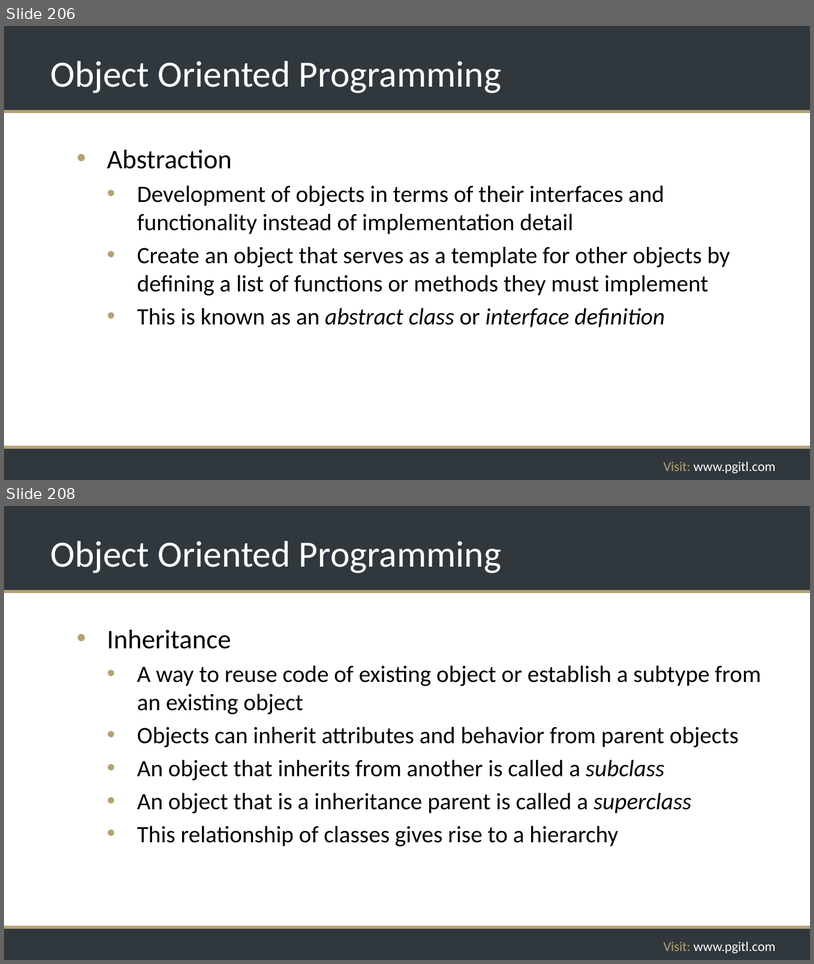
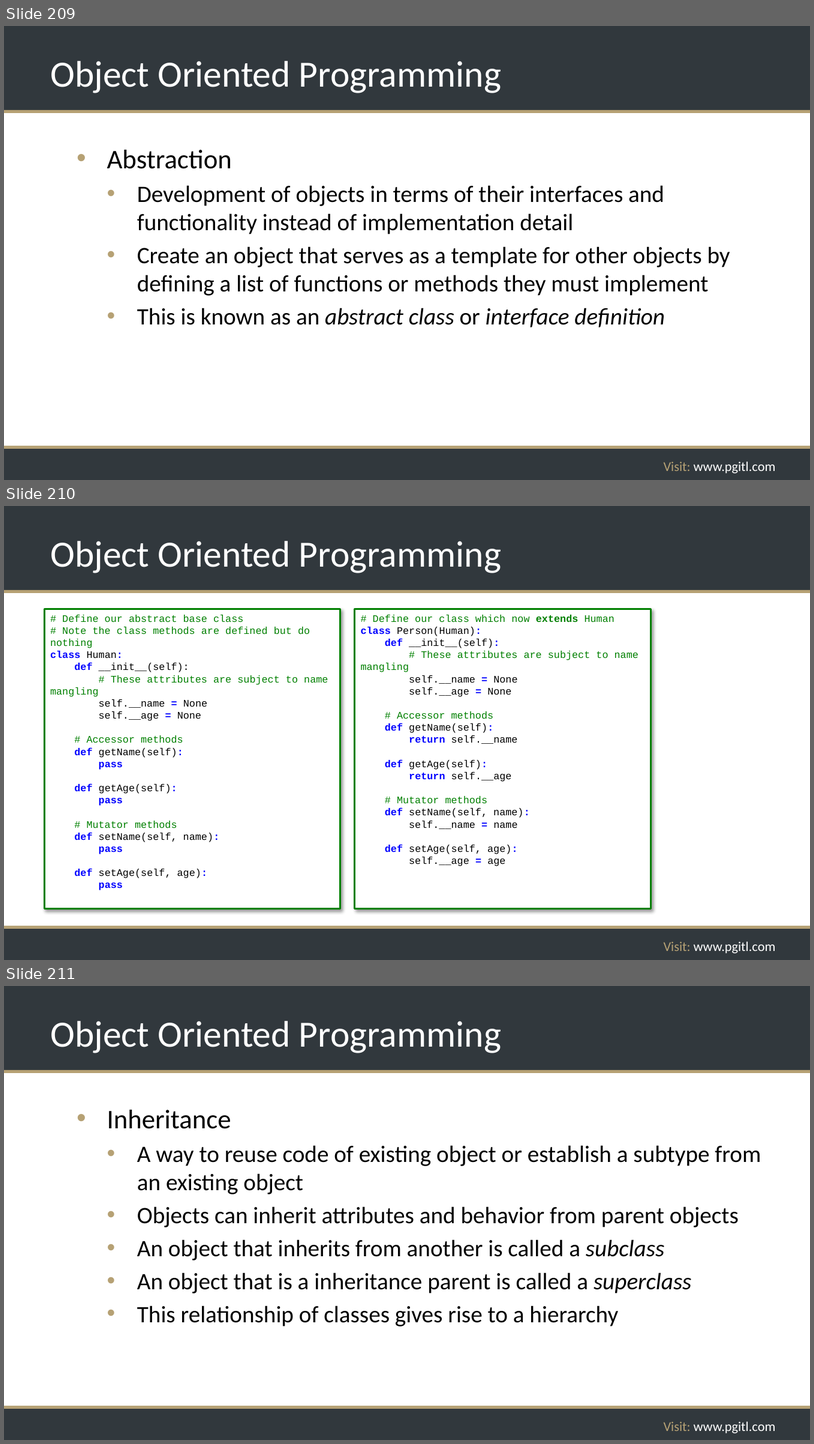
Before and after one commit to rikkouri/project-a, a slide deck: Programming Foundations.pptx. Shown one above the other, each under a label of ours: slides 206 and 208 before the commit, slides 209, 210 and 211 after it; the slides between them are not shown. The pictures are 814x964 and 814x1444 pixels, drawn with LibreOffice and Linux fonts; fonts in the diff are those of the drawing; background and template pictures are left out. Boxes give left, top, right and bottom in pixels: in the first picture for what was removed or moved away, otherwise in the second. Text is boxed around its words. In the diff, an @@ line names an element or a change of style, - is before the commit and + after.

Commit message:
Encapsulation and Abstraction examples

```diff
--- a/Programming Foundations.pptx
+++ b/Programming Foundations.pptx
@@ slide 210 added at <box>4,506,810,960</box>, background #FFFFFF; not listed: 5 template elements that a slide beside it also shows @@
@@ title added at <box>50,541,501,573</box>, 44 pt, text #FFFFFF @@
+Object Oriented Programming
@@ rectangle added at <box>45,609,341,908</box>, fill #FFFFFF, outline #008000 2.25 pt, 12 pt, text #008000 @@
+# Define our abstract base class
+# Note the class methods are defined but do nothing
+class Human:
+def __init__(self):
+# These attributes are subject to name mangling
+self.__name = None
+self.__age = None
+# Accessor methods
+def getName(self):
+pass
+def getAge(self):
+pass
+# Mutator methods
+def setName(self, name):
+pass
+def setAge(self, age):
+pass
@@ rectangle added at <box>355,609,651,908</box>, fill #FFFFFF, outline #008000 2.25 pt, 12 pt, text #000000 @@
+# Define our class which now extends Human
+class Person(Human):
+def __init__(self):
+# These attributes are subject to name mangling
+self.__name = None
+self.__age = None
+# Accessor methods
+def getName(self):
+return self.__name
+def getAge(self):
+return self.__age
+# Mutator methods
+def setName(self, name):
+self.__name = name
+def setAge(self, age):
+self.__age = age
@@ what was slide 206 is now slide 209 @@
@@ what was slide 208 is now slide 211 @@
```
Also in this commit, not shown: 3 slides changed, 2 other slides added, 2 other files.
